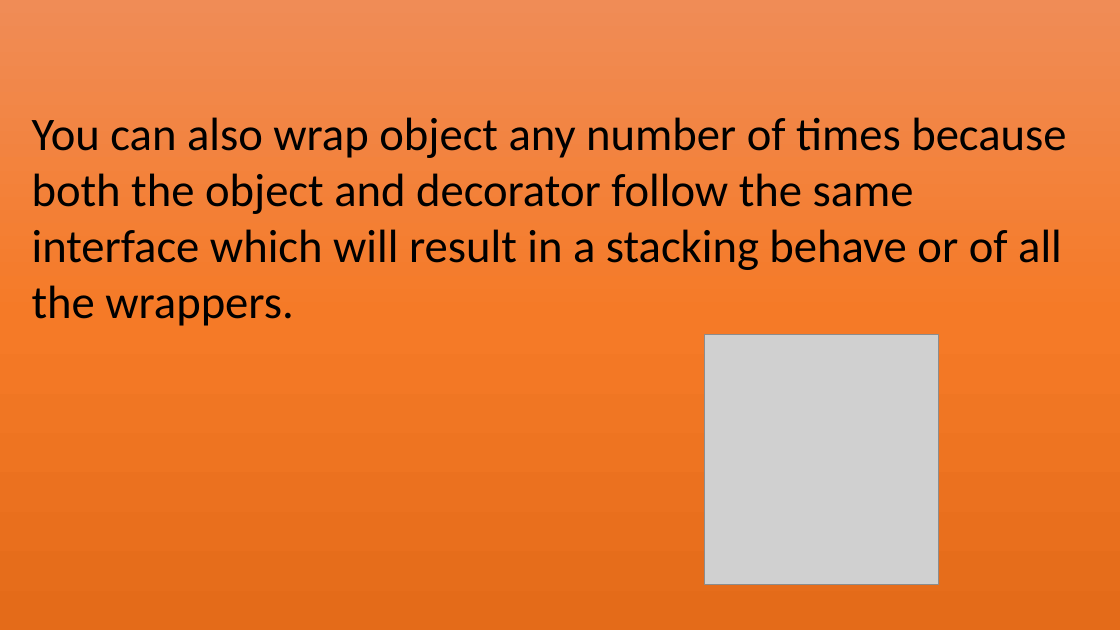
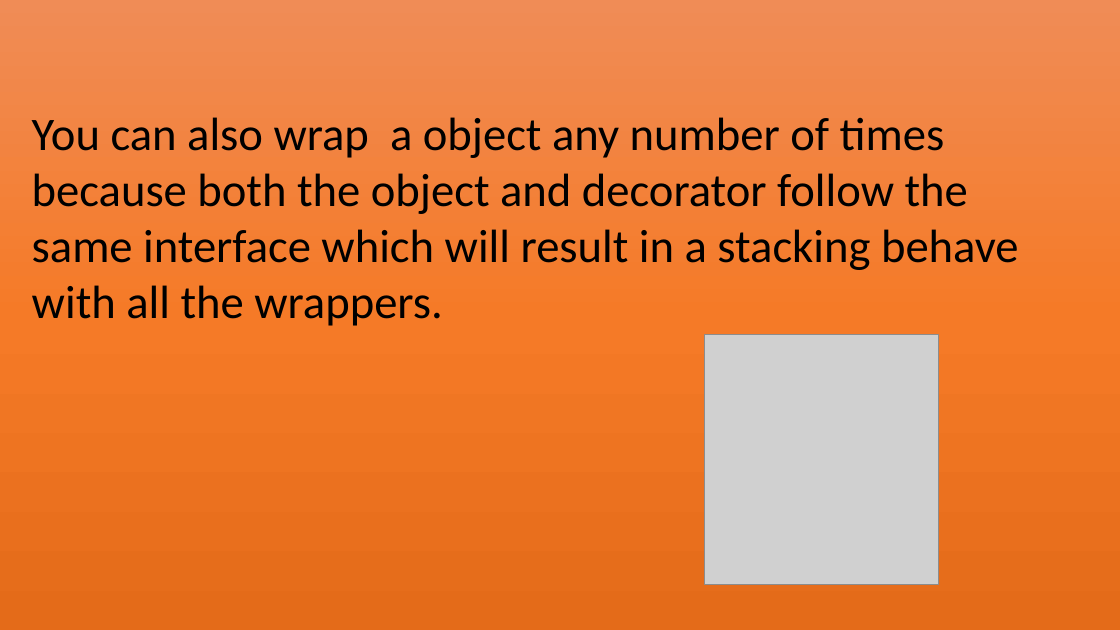
Before and after one commit to Jovic1000/Decorators, a slide deck: slide 3 of Decorators.pptx. Drawn at 1120x630 pixels with LibreOffice and Linux fonts; fonts in the diff are those of the drawing; grey boxes stand for pictures. Boxes give left, top, right and bottom in pixels: in the first picture for what was removed or moved away, otherwise in the second. Text is boxed around its words. In the diff, an @@ line names an element or a change of style, - is before the commit and + after.

```diff
--- a/Decorators.pptx
+++ b/Decorators.pptx
@@ text at (x1=32, y1=117, x2=1019, y2=326): text changed @@
-You can also wrap object any number of times because both the object and decorator follow the same interface which will result in a stacking behave or of all the wrappers.
+You can also wrap a object any number of times because both the object and decorator follow the same interface which will result in a stacking behave with all the wrappers.
```
Also in this commit, not shown: 1 other slide changed, 7 slides added, 1 slide removed, 1 other file.
